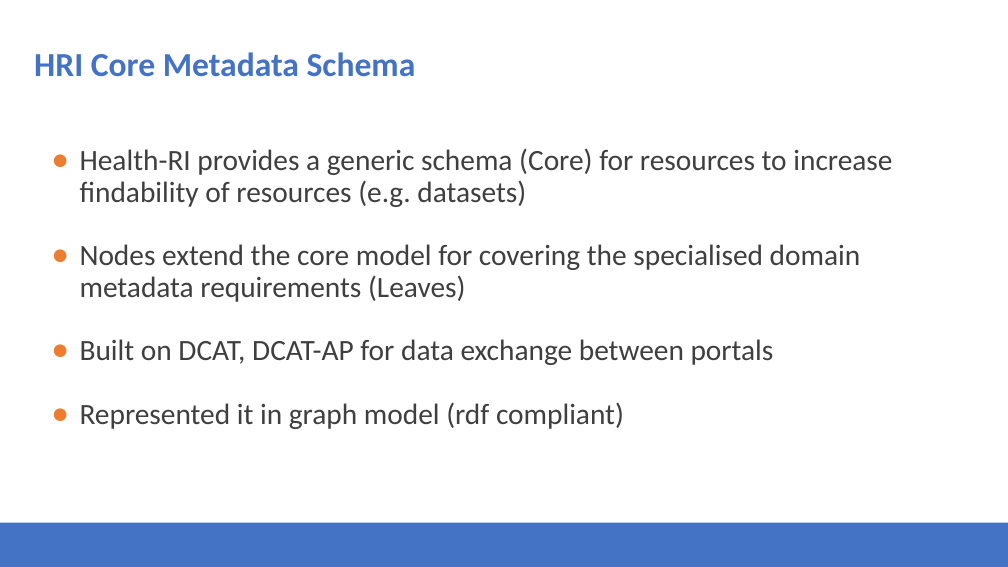
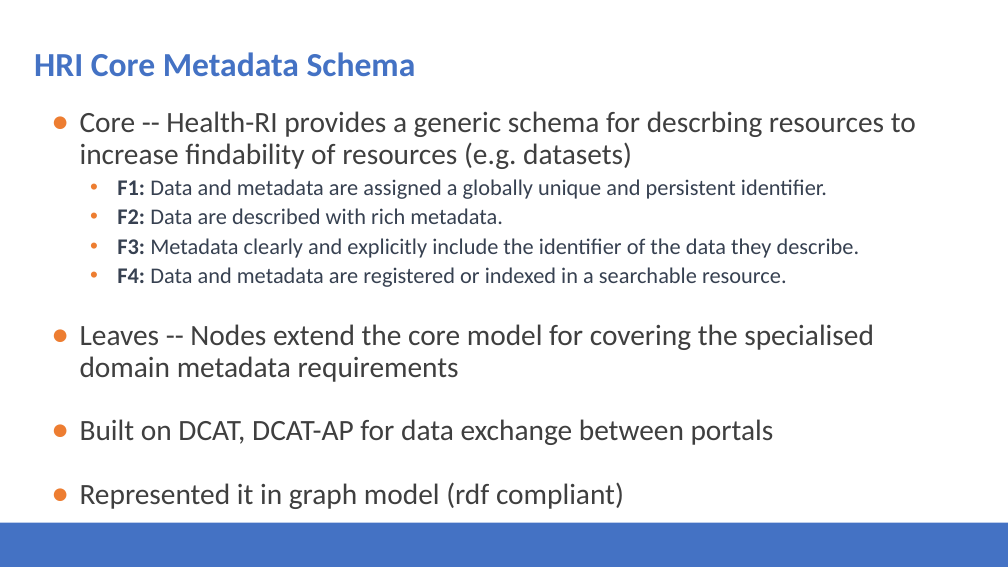
Before and after one commit to Health-RI/health-ri-metadata, a slide deck: slide 4 of Presentations/31082023HRI_Metadata_Schema_ImagingGroup_KickOff.pptx. Drawn at 1008x567 pixels with LibreOffice and Linux fonts; fonts in the diff are those of the drawing; background and template pictures are left out. Boxes give left, top, right and bottom in pixels: in the first picture for what was removed or moved away, otherwise in the second. Text is boxed around its words. In the diff, an @@ line names an element or a change of style, - is before the commit and + after.

```diff
--- a/Presentations/31082023HRI_Metadata_Schema_ImagingGroup_KickOff.pptx
+++ b/Presentations/31082023HRI_Metadata_Schema_ImagingGroup_KickOff.pptx
@@ text "Core -- Health-RI provides a ...": place and size @@
-text "Core -- Health-RI provides a ..." at (80, 148, 892, 429)
+text "Core -- Health-RI provides a ..." at (80, 111, 916, 445)
@@ text at (80, 111, 916, 382): text changed; size 28 to 21.3 pt; text colour #3F3F3F to #374151 @@
-● Health-RI provides a generic schema (Core) for resources to increase findability of resources (e.g. datasets)
-● Nodes extend the core model for covering the specialised domain metadata requirements (Leaves)
+● Core -- Health-RI provides a generic schema for descrbing resources to increase findability of resources (e.g. datasets)
+  • F1: Data and metadata are assigned a globally unique and persistent identifier.
+  • F2: Data are described with rich metadata.
+  • F3: Metadata clearly and explicitly include the identifier of the data they describe.
+  • F4: Data and metadata are registered or indexed in a searchable resource.
+● Leaves -- Nodes extend the core model for covering the specialised domain metadata requirements
```
Also in this commit, not shown: 13 other slides changed, 3 slides added, 5 slides removed.
